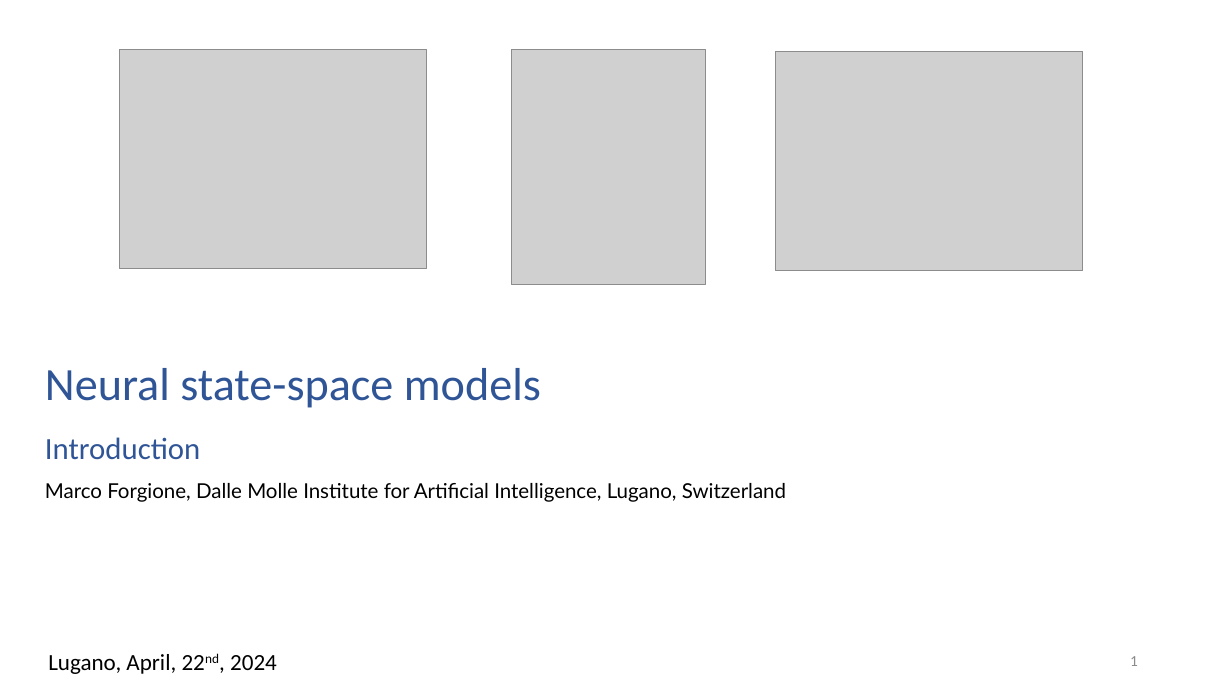
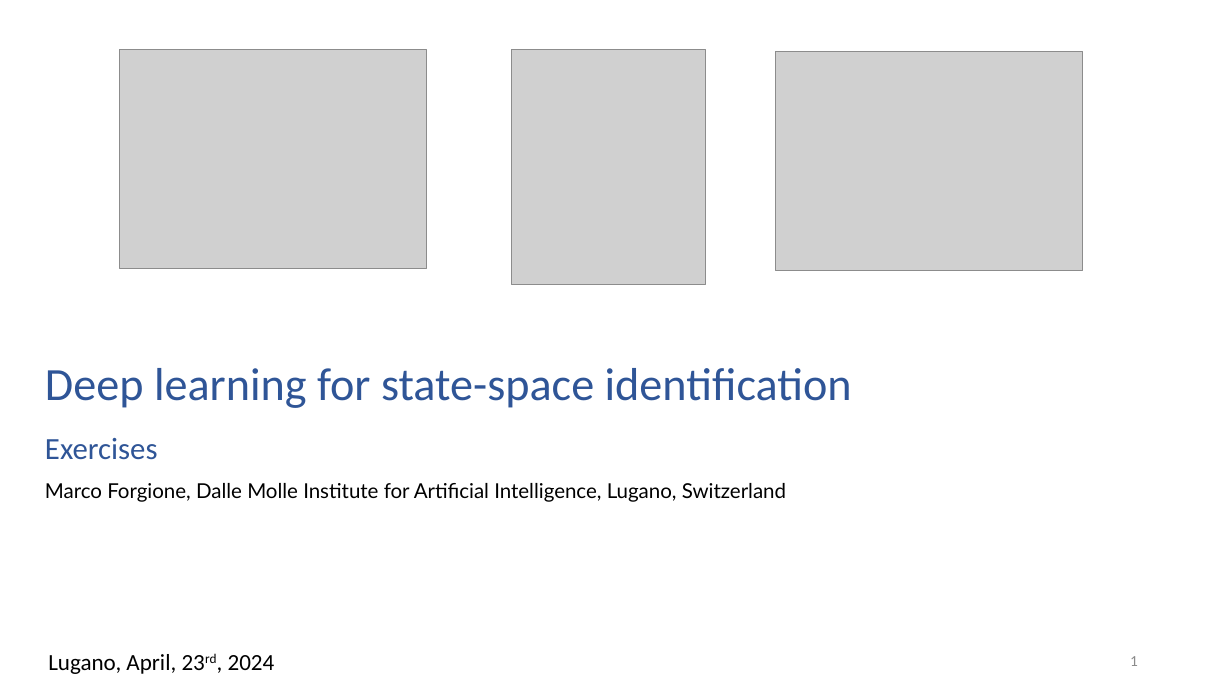
Before and after one commit to dariopi/Deep_Learning_for_SYSID_Lugano24, a slide deck: slide 1 of Exercises/state_space/state_space_exercise.pptx. Drawn at 1232x693 pixels with LibreOffice and Linux fonts; fonts in the diff are those of the drawing; grey boxes stand for pictures. Boxes give left, top, right and bottom in pixels: in the first picture for what was removed or moved away, otherwise in the second. Text is boxed around its words. In the diff, an @@ line names an element or a change of style, - is before the commit and + after.

Commit message:
state space small fix

```diff
--- a/Exercises/state_space/state_space_exercise.pptx
+++ b/Exercises/state_space/state_space_exercise.pptx
@@ text at <box>45,368,852,460</box>: text changed @@
-Neural state-space models
-Introduction
+Deep learning for state-space identification
+Exercises
@@ text at <box>48,654,275,674</box>: text changed @@
-Lugano, April, 22nd, 2024
+Lugano, April, 23rd, 2024
```
Also in this commit, not shown: 4 other files.
